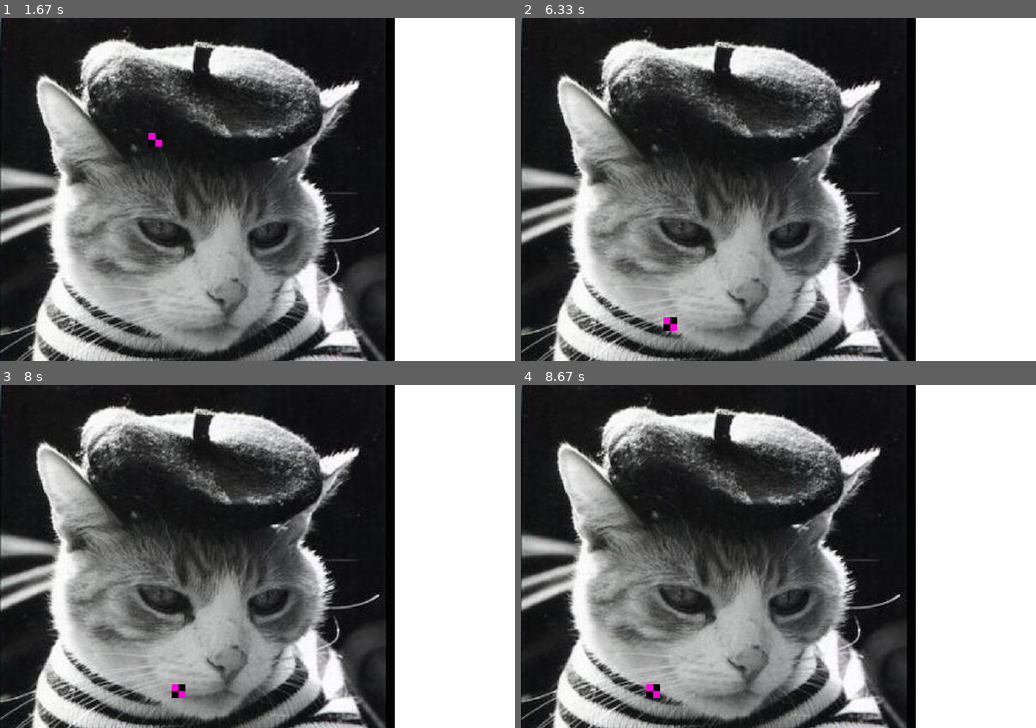
Above: before the commit, frames 1-4 (two rows, left to right).
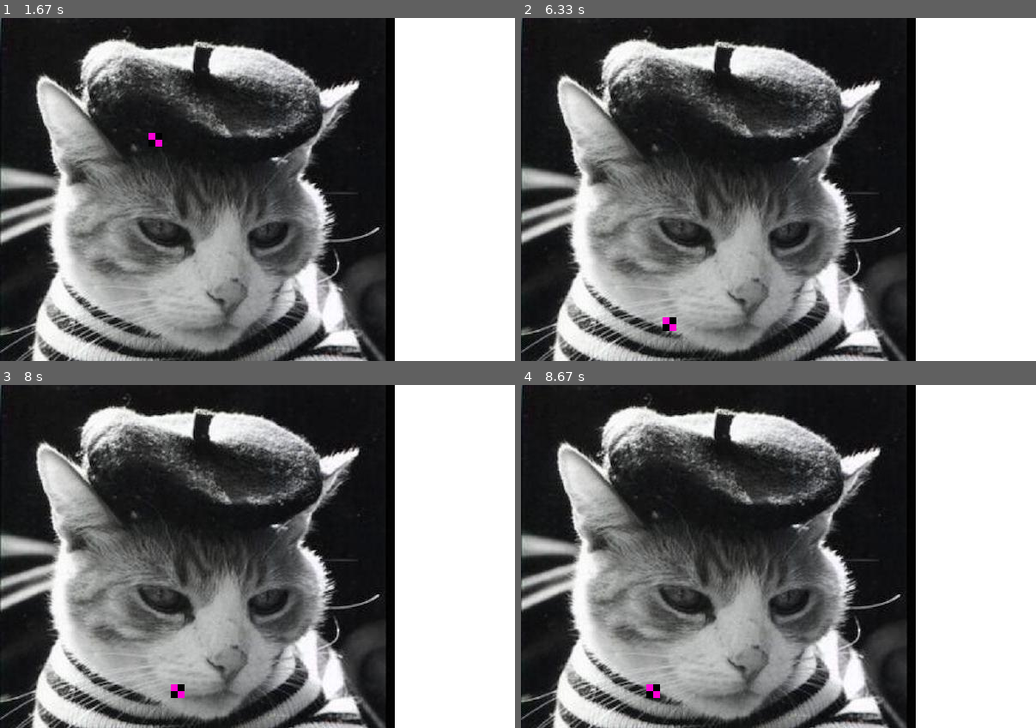
Above: after the commit, the same moments.

Repository: rubatopy/rubato
Game: pygame game, started from main.py
The game is run twice, just before and just after one commit, with the same random seed, the same clock (stepped at 60 frames per second) and the same inputs.
Inputs:
- Up to frame 1 (1.67 s): hold D 0.33-0.8 s; hold D 0.83-1.3 s; hold A from 1.33 s (still down)
- Up to frame 2 (6.33 s): release A at 1.87 s; hold A 1.9-2.3 s; hold D 2.33-2.97 s; hold A 3-3.47 s; hold D 3.5-3.97 s; hold D 4-4.47 s; hold A 4.5-5.03 s; hold A 5.07-5.47 s; hold D 5.5-6.13 s; hold A from 6.17 s (still down)
- Up to frame 3 (8 s): release A at 6.63 s; hold D 6.67-7.13 s; hold D 7.17-7.63 s; hold A from 7.67 s (still down)
- Up to frame 4 (8.67 s): release A at 8.2 s; hold A 8.23-8.63 s

Frame 1 is identical in both runs. In frame 2, less than 0.1% of the frame differs, in the area x 27-31%, y 87-92%; in frame 3, less than 0.1%; in frame 4, nothing differs.

Commit message:
add math infinity

Diff:
--- a/main.py
+++ b/main.py
@@ -1,5 +1,5 @@
 import pgp as pgp
-from pgp import Image, Input, Scene, RigidBody, Vector, Time
+from pgp import Image, Input, Scene, RigidBody, Vector, Time, PMath
 
 game = pgp.Game()
 
@@ -8,7 +8,11 @@
 game.scenes.add(scene)
 
 sprite = Image("./Tinmarr.jpg")
-rigid = RigidBody({"pos": Vector(100, 0), "mass": 1, "friction": Vector(0.99, 1), "max_speed": Vector(80, 1000)})
+rigid = RigidBody({"pos": Vector(100, 0),
+                   "mass": 1,
+                   "friction": Vector(0.99, 1),
+                   "max_speed": Vector(80, PMath.infinity())
+                   })
 
 def custom_update():
     if Input.is_pressed("="):
@@ -31,6 +35,8 @@
         rigid.acceleration.x = -500
     elif Input.is_pressed("d"):
         rigid.acceleration.x = 500
+    else:
+        rigid.acceleration.x = 0
 
     if rigid.pos.y > 350:
         rigid.pos.y = 349
--- a/pgp/__init__.py
+++ b/pgp/__init__.py
@@ -2,7 +2,7 @@
 environ['PYGAME_HIDE_SUPPORT_PROMPT'] = '1'
 import pygame
 from sys import exit
-from pgp.utils import STATE, Display, Vector, Time
+from pgp.utils import STATE, Display, Vector, PMath, Time
 from pgp.scenes import SceneManager, Scene
 from pgp.radio import Radio
 from pgp.sprite import Sprite, Image, RigidBody
--- a/pgp/sprite/rigidbody.py
+++ b/pgp/sprite/rigidbody.py
@@ -1,7 +1,7 @@
 from pgp.sprite import Sprite
 from pgp.sprite import Image
 from pgp.sprite import Collider
-from pgp.utils import Vector, Time
+from pgp.utils import Vector, Time, PMath
 
 
 class RigidBody(Sprite):
@@ -16,8 +16,8 @@
         "box": [0, 0, 0, 0],
         "do_physics": True,
         "gravity": 100,
-        "max_speed": Vector(1000, 1000),
-        "min_speed": Vector(-1000, -1000),
+        "max_speed": Vector(PMath.infinity(), PMath.infinity()),
+        "min_speed": Vector(-PMath.infinity(), -PMath.infinity()),
         "friction": Vector(1, 1),
         "img": ""
     }
--- a/pgp/utils/__init__.py
+++ b/pgp/utils/__init__.py
@@ -1,4 +1,4 @@
 from pgp.utils.STATE import STATE
 from pgp.utils.display import Display
-from pgp.utils.math import Vector, PgpMath
+from pgp.utils.math import Vector, PMath
 from pgp.utils.time import Time
--- a/pgp/utils/math.py
+++ b/pgp/utils/math.py
@@ -1,8 +1,6 @@
 import math
-from pygame.math import Vector2
 
-
-class PgpMath:
+class PMath:
 
     @staticmethod
     def clamp(a, lower, upper):
@@ -13,7 +11,7 @@
 
     @staticmethod
     def abs_clamp(a, lower, upper):
-        return PgpMath.sign(a) * PgpMath.clamp(abs(a), lower, upper)
+        return PMath.sign(a) * PMath.clamp(abs(a), lower, upper)
 
     @staticmethod
     def sign(n):
@@ -38,8 +36,11 @@
     def rad_to_deg(rad):
         return rad * 180 / math.pi
 
+    @staticmethod
+    def infinity():
+        return 2147483647
 
-class Vector(Vector2):
+class Vector:
     """
     A Vector object that defines a 3D point in space
 
@@ -84,6 +85,8 @@
             return Vector(self.x * other, self.y * other, self.z)
         if isinstance(other, Vector):
             return Vector(self.x * other.x, self.y * other.y, self.z)
+
+    __rmul__ = __mul__
 
     @staticmethod
     def ZERO():
@@ -130,14 +133,17 @@
         if not isinstance(upper, Vector):
             upper = Vector(*upper)
         if not absolute:
-            self.x = PgpMath.clamp(self.x, lower.x, upper.x)
-            self.y = PgpMath.clamp(self.y, lower.y, upper.y)
+            self.x = PMath.clamp(self.x, lower.x, upper.x)
+            self.y = PMath.clamp(self.y, lower.y, upper.y)
         else:
-            self.x = PgpMath.abs_clamp(self.x, lower.x, upper.x)
-            self.y = PgpMath.abs_clamp(self.y, lower.y, upper.y)
+            self.x = PMath.abs_clamp(self.x, lower.x, upper.x)
+            self.y = PMath.abs_clamp(self.y, lower.y, upper.y)
 
     def __eq__(self, other):
         return False if (other is None or not isinstance(other, Vector)) else self.__equals2(other)
+
+    def magnitude(self):
+        return math.sqrt(self.x**2 + self.y**2)
 
     @staticmethod
     def from_radial(angle: float, magnitude: float):
